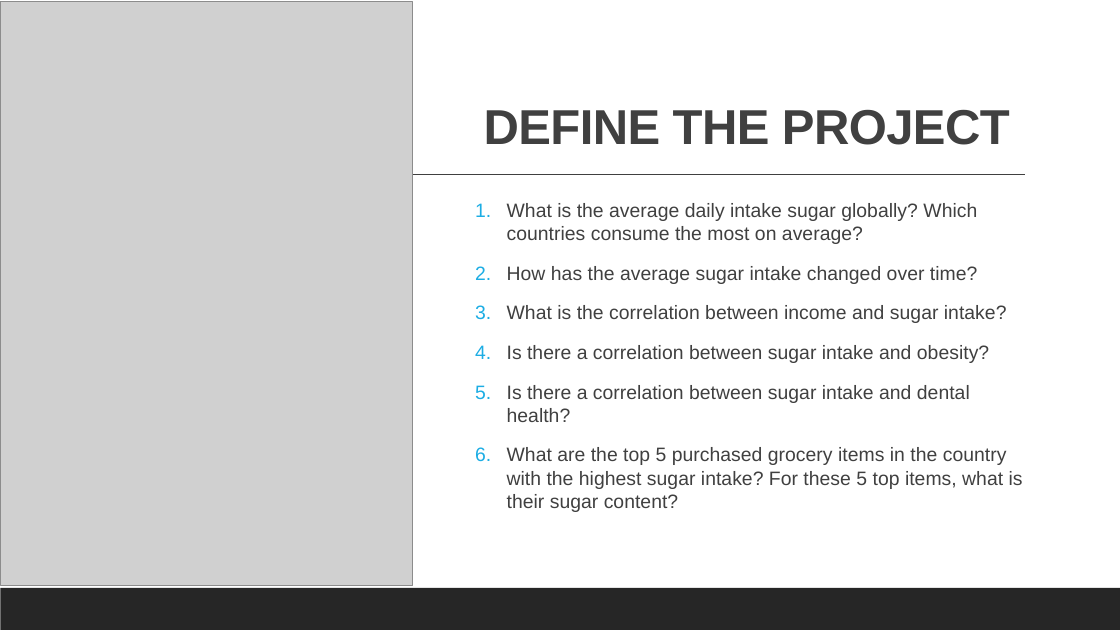
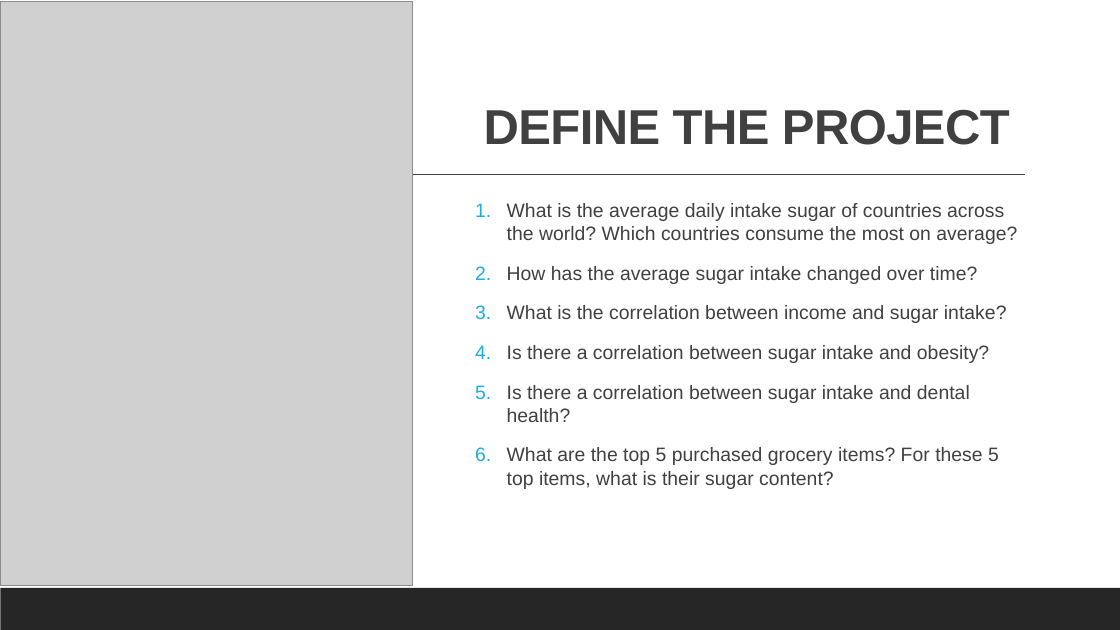
Before and after one commit to cbeachey/project1_influencers, a slide deck: slide 4 of Effects of Sugar Consumption.pptx (slide 6 before the commit). Drawn at 1120x630 pixels with LibreOffice and Linux fonts; fonts in the diff are those of the drawing; grey boxes stand for pictures. Boxes give left, top, right and bottom in pixels: in the first picture for what was removed or moved away, otherwise in the second. Text is boxed around its words. In the diff, an @@ line names an element or a change of style, - is before the commit and + after.

```diff
--- a/Effects of Sugar Consumption.pptx
+++ b/Effects of Sugar Consumption.pptx
@@ text at box(507, 203, 1017, 244): text changed @@
-1. What is the average daily intake sugar globally? Which countries consume the most on average?
+1. What is the average daily intake sugar of countries across the world? Which countries consume the most on average?
@@ text at box(507, 447, 999, 489): text changed @@
-6. What are the top 5 purchased grocery items in the country with the highest sugar intake? For these 5 top items, what is their sugar content?
+6. What are the top 5 purchased grocery items? For these 5 top items, what is their sugar content?
```
Also in this commit, not shown: 13 other slides changed, 3 slides removed.
